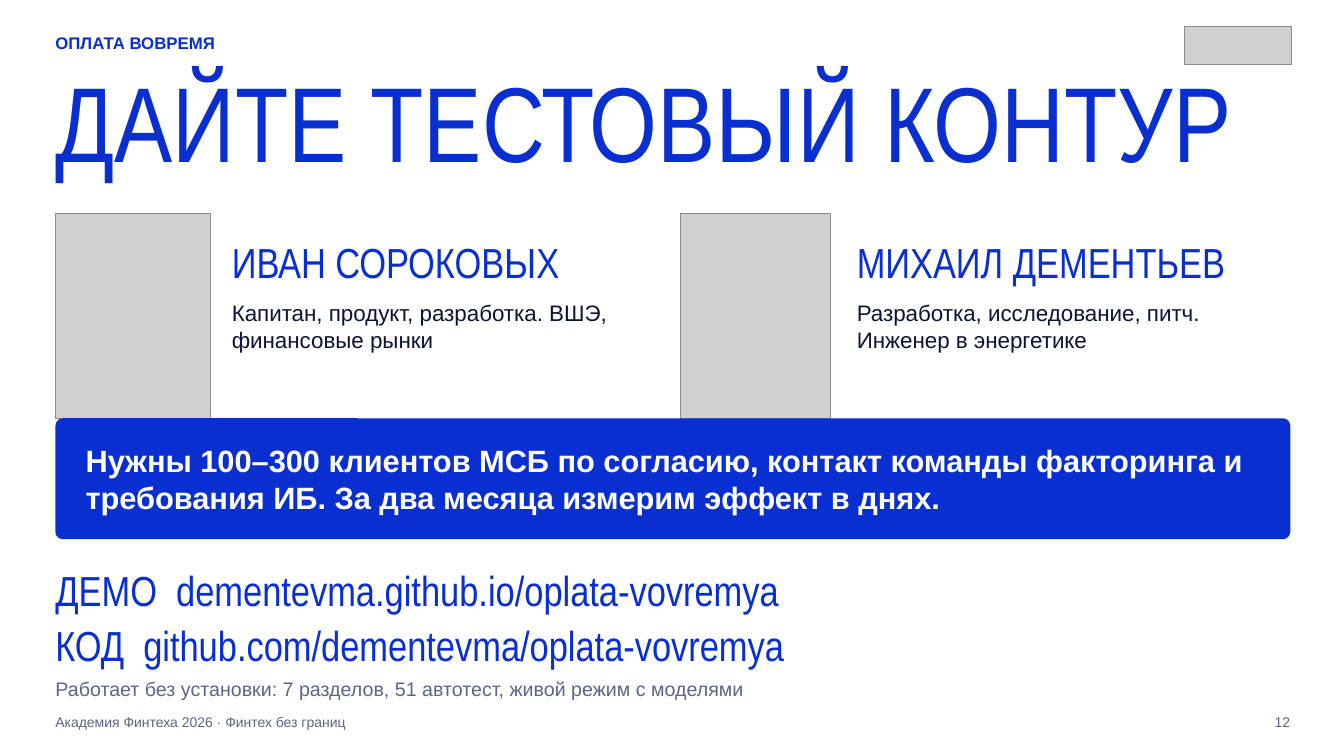
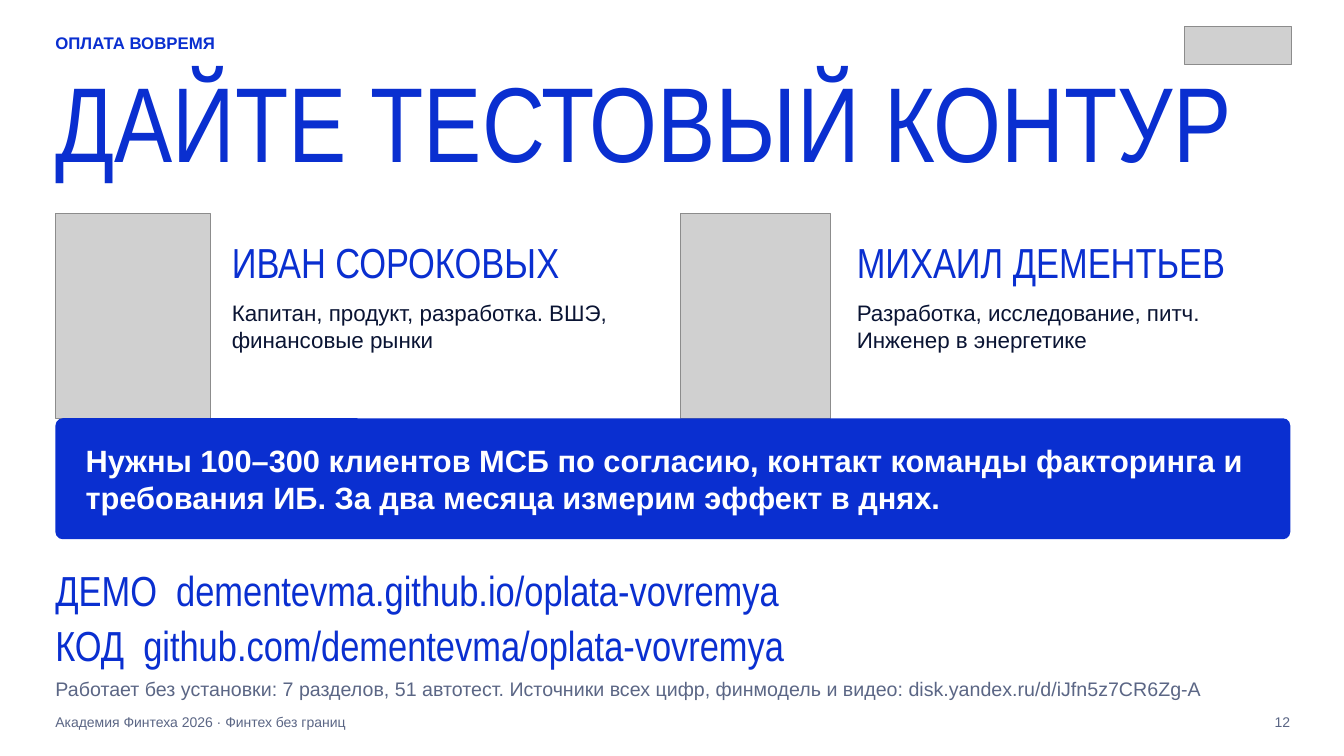
Before and after one commit to dementevma/oplata-vovremya, a slide deck: slide 12 of ПРЕЗЕНТАЦИЯ ОПЛАТА ВОВРЕМЯ.pptx. Drawn at 1344x756 pixels with LibreOffice and Linux fonts; fonts in the diff are those of the drawing; grey boxes stand for pictures. Boxes give left, top, right and bottom in pixels: in the first picture for what was removed or moved away, otherwise in the second. Text is boxed around its words. In the diff, an @@ line names an element or a change of style, - is before the commit and + after.

Commit message:
Презентация: отличие и ссылка на источники, опрос обновляется одной командой

```diff
--- a/ПРЕЗЕНТАЦИЯ ОПЛАТА ВОВРЕМЯ.pptx
+++ b/ПРЕЗЕНТАЦИЯ ОПЛАТА ВОВРЕМЯ.pptx
@@ text at (55,682,1201,700): text changed @@
-Работает без установки: 7 разделов, 51 автотест, живой режим с моделями
+Работает без установки: 7 разделов, 51 автотест. Источники всех цифр, финмодель и видео: disk.yandex.ru/d/iJfn5z7CR6Zg-A
```
Also in this commit, not shown: 3 other slides changed, 7 other files.
